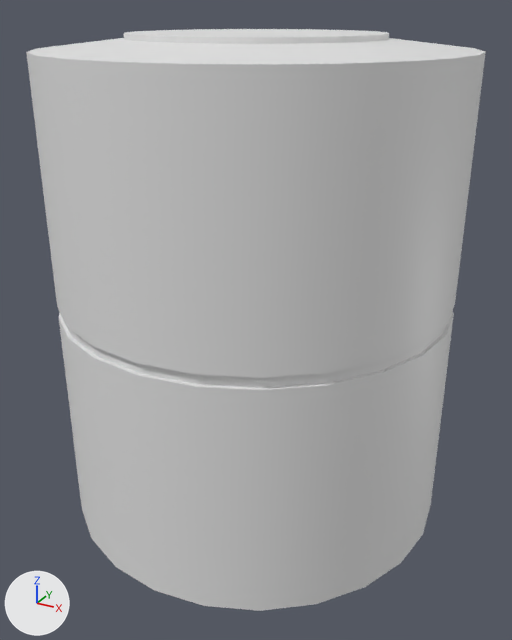
Renders of the FBX model HS-312/HS-312 bus.fbx from each side of a commit.
Rendered twice from a 50 mm camera at (1.98, -3.61, 3.02) aimed at (0.04, -0.08, 1.25). Lighting does not change. The marker at lower left points along +X, +Y and +Z. Where no turn or scale is listed for an object, it has been applied to the vertices.

Names of what the first picture shows: 'Body'.
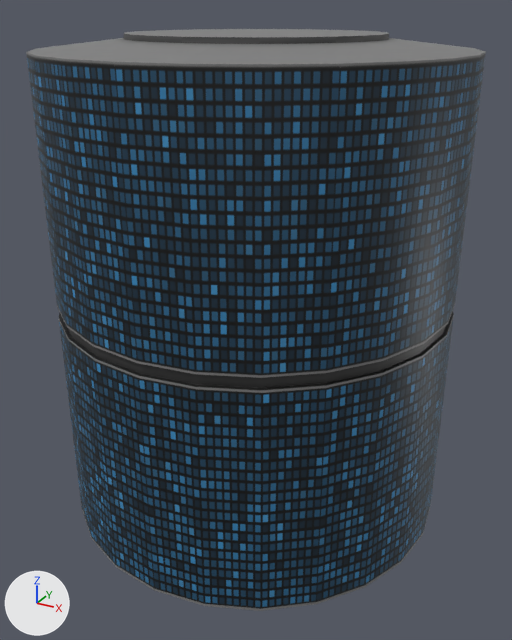
Where the change shows, as pixel boxes (x1, y1, x2, y2) in the pictures (512 x 640 px):
'Body', recoloured: (26, 29, 486, 611) in both

Patch to the scene script:
```diff
--- a/HS-312/HS-312 bus.fbx.py
+++ b/HS-312/HS-312 bus.fbx.py
@@ img_texture_png @@
+img_texture_png = load_image('texture.png', 'texture.png', 512, 512, 'sRGB')
@@ mat_material @@
+mat_material = principled_material('Material')
+mat_material.texture = img_texture_png
@@ me_cylinder @@
 me_cylinder.from_pydata(...)  # 386 vertices, 408 faces; spans x -1.19..1.19, y -1.19..1.19, z 0.0..2.9
+me_cylinder.materials.append(mat_material)  # picture img_texture_png
```
